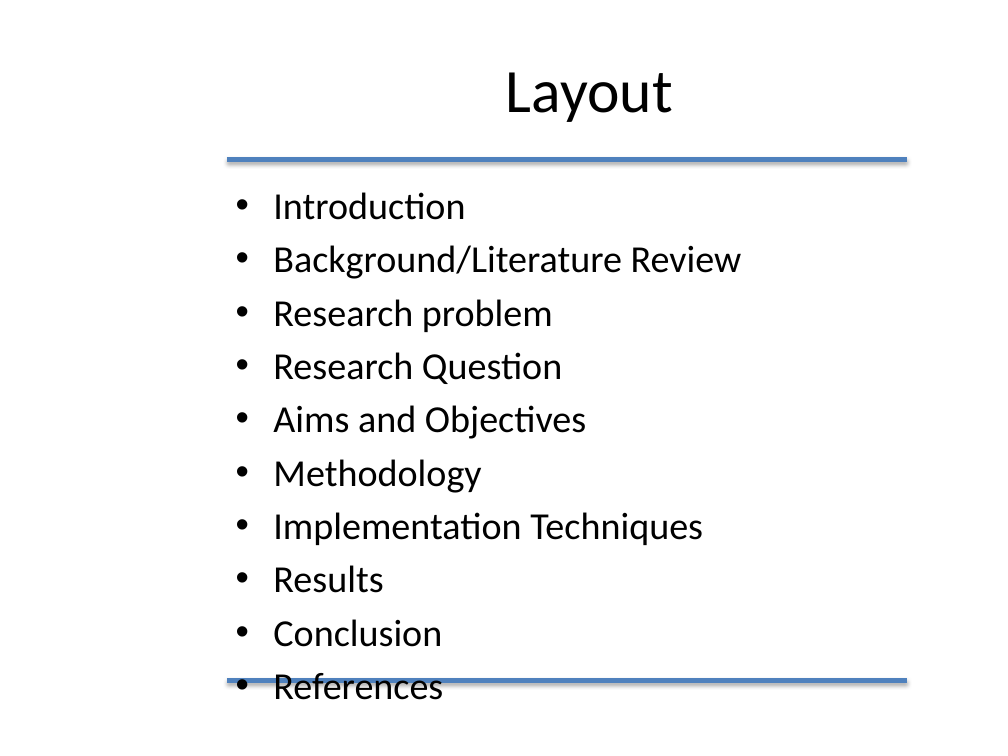
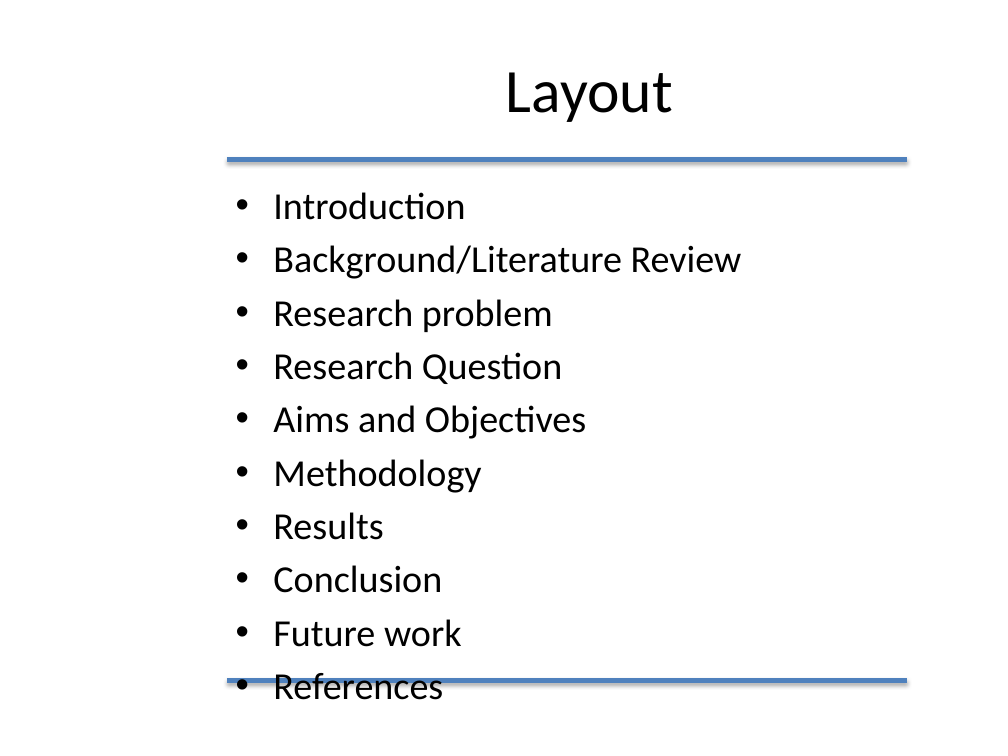
Before and after one commit to furqan-durrani/Thesisss, a slide deck: slide 3 of Furqan Durrani.pptx. Drawn at 1008x756 pixels with LibreOffice and Linux fonts; fonts in the diff are those of the drawing; background and template pictures are left out. Boxes give left, top, right and bottom in pixels: in the first picture for what was removed or moved away, otherwise in the second. Text is boxed around its words. In the diff, an @@ line names an element or a change of style, - is before the commit and + after.

```diff
--- a/Furqan Durrani.pptx
+++ b/Furqan Durrani.pptx
@@ text at [273, 512, 703, 545]: paragraph removed @@
-• Implementation Techniques
@@ text at [273, 619, 462, 647]: paragraph added @@
+• Future work
```
Also in this commit, not shown: 14 other slides changed, 3 slides added, 1 slide removed.
